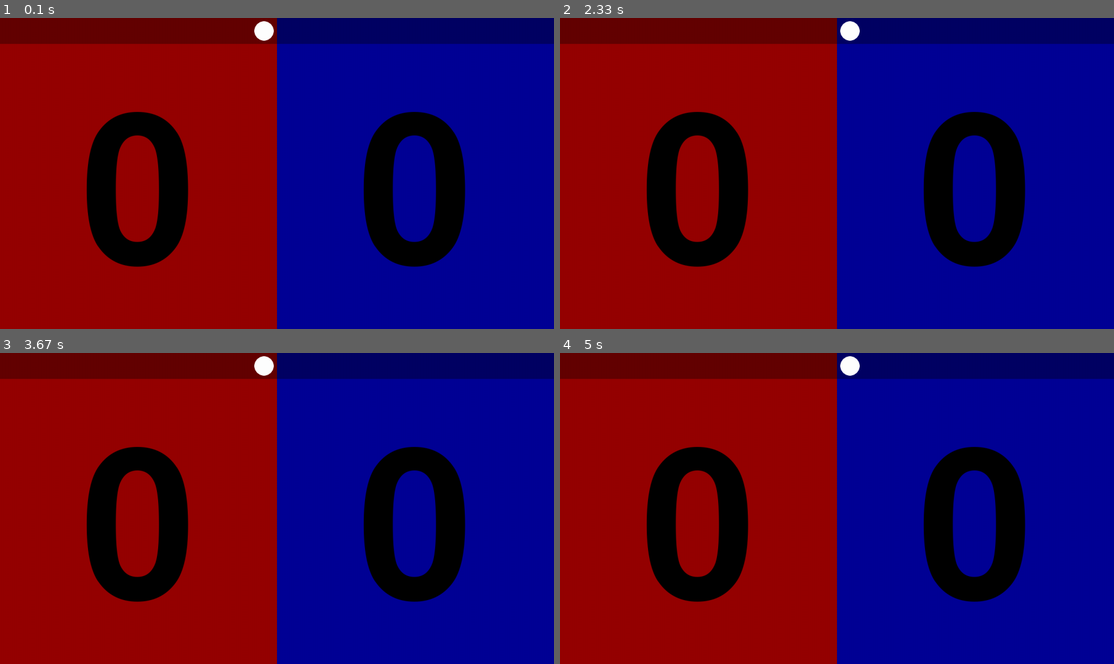
Above: before the commit, frames 1-4 (two rows, left to right).
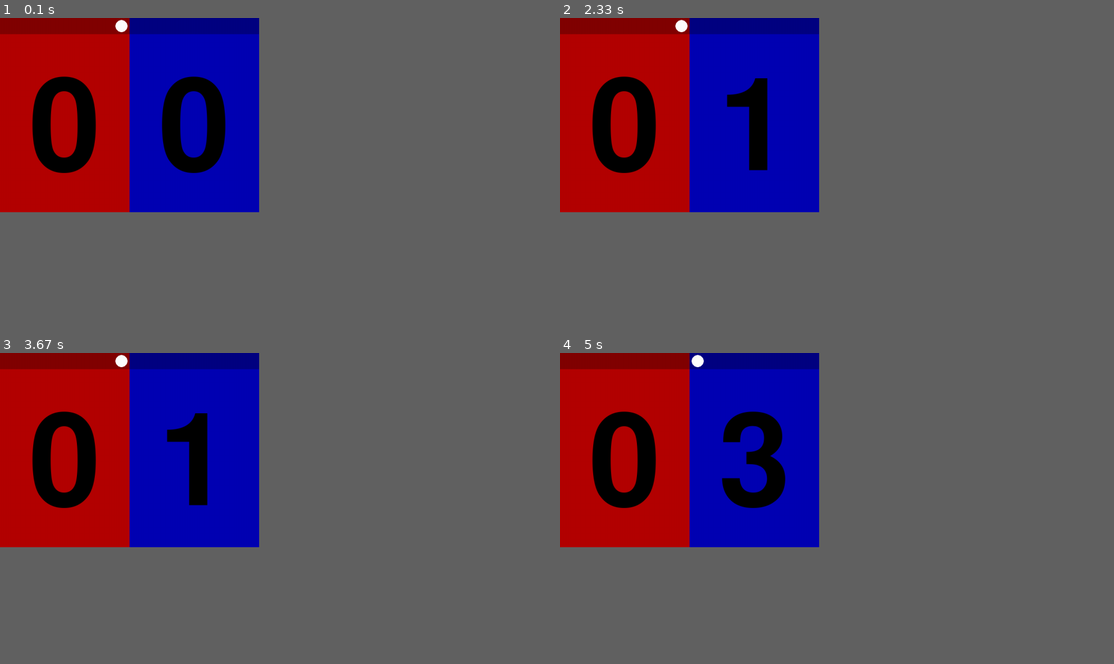
Above: after the commit, the same moments.

Repository: alvansga/my-py-game
Game: pygame game, started from Skorboard/win_main.py
Two runs of this game, one before a commit and one after it. Both use one fixed random seed, a clock stepped at 60 frames per second and the inputs below.
Inputs:
- Up to frame 1 (0.1 s): no input
- Up to frame 2 (2.33 s): tap 5 at 0.33 s; hold R 0.67-1.13 s; hold Right 0.67-1.13 s; tap 3 at 0.82, 2.32 s; hold 9 1.17-1.63 s; hold Right 1.17-1.63 s; tap 7 at 1.32 s; hold Right 1.67-2.13 s; tap 1 at 1.82 s; hold Up from 2.17 s (still down)
- Up to frame 3 (3.67 s): release Up at 2.47 s; hold Right 2.5-2.97 s; tap 7 at 2.65 s; hold Left 3-3.53 s; tap 1 at 3.15 s; hold Down from 3.57 s (still down)
- Up to frame 4 (5 s): tap 3 at 3.72, 4.88 s; release Down at 3.87 s; hold Left 3.9-4.3 s; tap 7 at 4.05 s; hold Up 4.33-4.7 s; tap 1 at 4.48 s; hold Right from 4.73 s (still down)
The window is 900x506 before the commit and 421x316 after it. Grey fills any space a smaller window leaves; there, only what the larger window draws over its background counts as a difference.

The runs differ from the first frame. In frame 1, 59% of the frame differs, in the area x 0-100%, y 0-100%; in frame 2, 59%; in frame 3, 59%; in frame 4, 59%.

Commit message:
add customization

Diff:
--- a/Skorboard/main.py
+++ b/Skorboard/main.py
@@ -15,7 +15,7 @@
 class Game():
     def __init__(self):
         self.serv = 0
-        self.skor = [[]]
+        self.skor = [[0,0]]
 
 def updateScreen(screen, game):
     pygame.draw.rect(screen, (150,0,0), pygame.Rect(0, 0, 1366//2, 768))
--- a/Skorboard/win_main.py
+++ b/Skorboard/win_main.py
@@ -3,6 +3,14 @@
 # import evdev
 # dev = evdev.InputDevice('/dev/input/event3')
 
+# CUSTOMIZATION
+CHGSERVAFTER = 2 # 2 or 5
+WIN_WIDTH = 640
+WIN_HEIGTH = 480
+L_COLOR = [180,0,0]
+R_COLOR = [0,0,180]
+CIRCLE_COLOR = [255,255,255]
+# -------------
 
 IRKEY_EXIT = "0x804b"
 IRKEY_MENU = "0x800b"
@@ -12,48 +20,66 @@
 IRKEY_RIGHT = "0x800e"
 IRKEY_LEFT = "0x800f"
 
+TEAM_LEFT , TEAM_RIGHT = 0 , 1
+
 class Game():
     def __init__(self):
         self.serv = 0
-        self.skor = [[]]
+        self.skor = [[0,0]]
+
+    def reset(self):
+        self.serv = 0
+        self.skor = [[0,0]]
+
+def checkService(game):
+    if sum(game.skor[len(game.skor)-1]) % CHGSERVAFTER == 0:
+        game.serv = ~game.serv #toggle
+
+def shadowColor(list_col):
+    ret = list()
+    for ele in list_col:
+        if ele > 50:
+            ret.append(ele-50)
+        else:
+            ret.append(ele)
+    return ret
 
 def updateScreen(screen, game):
-    pygame.draw.rect(screen, (150,0,0), pygame.Rect(0, 0, 1366//2, 768))
-    pygame.draw.rect(screen, (0,0,150), pygame.Rect(1366//2, 0, 1366//2, 768))
-    pygame.draw.rect(screen, (100,0,0), pygame.Rect(0, 0, 1366//2, 64))
-    pygame.draw.rect(screen, (0,0,100), pygame.Rect(1366//2, 0, 1366//2, 64))
+    pygame.draw.rect(screen, L_COLOR, pygame.Rect(0, 0, WIN_WIDTH//2, WIN_HEIGTH))
+    pygame.draw.rect(screen, R_COLOR, pygame.Rect(WIN_WIDTH//2, 0, WIN_WIDTH//2, WIN_HEIGTH))
+    pygame.draw.rect(screen, shadowColor(L_COLOR), pygame.Rect(0, 0, WIN_WIDTH//2, WIN_HEIGTH//12))
+    pygame.draw.rect(screen, shadowColor(R_COLOR), pygame.Rect(WIN_WIDTH//2, 0, WIN_WIDTH//2, WIN_HEIGTH//12))
 
-    font = pygame.font.Font('freesansbold.ttf', 512)
-    text = font.render('0', True, (0,0,0))
+    font = pygame.font.Font('freesansbold.ttf', int(WIN_HEIGTH/1.5))
+
+    text = font.render(str(game.skor[len(game.skor)-1][TEAM_LEFT]), True, (0,0,0))
     textRect = text.get_rect()
-    textRect.center = (1366//2 // 2, 64 + 768 // 2)
+    textRect.center = (WIN_WIDTH//2//2, WIN_HEIGTH//12 + WIN_HEIGTH//2)
     screen.blit(text, textRect)
 
-    text = font.render('0', True, (0,0,0))
+    text = font.render(str(game.skor[len(game.skor)-1][TEAM_RIGHT]), True, (0,0,0))
     textRect = text.get_rect()
-    textRect.center = ((1366//2) + 1366//2 // 2, 64 + 768 // 2)
+    textRect.center = ((WIN_WIDTH//2) + WIN_WIDTH//2//2, WIN_HEIGTH//12 + WIN_HEIGTH//2)
     screen.blit(text, textRect)
 
     if game.serv == 0:
-        pygame.draw.circle(screen, (255,255,255), (1366//2 - 32, 64//2 ), 24)
-    elif game.serv == 1:
-        pygame.draw.circle(screen, (255,255,255), (1366//2 + 32, 64//2 ), 24)
+        pygame.draw.circle(screen, CIRCLE_COLOR, (WIN_WIDTH//2 - WIN_HEIGTH//24, WIN_HEIGTH//12//2 ), WIN_HEIGTH//32)
+    elif game.serv == -1:
+        pygame.draw.circle(screen, CIRCLE_COLOR, (WIN_WIDTH//2 + WIN_HEIGTH//24, WIN_HEIGTH//12//2 ), WIN_HEIGTH//32)
 
     pygame.display.flip()
 
-
 # define a main function
 def main():
-
     # initialize the pygame module
     pygame.init()
     # load and set the logo
     logo = pygame.image.load("logo32x32.png")
     pygame.display.set_icon(logo)
-    pygame.display.set_caption("minimal program")
+    pygame.display.set_caption("Score Board")
 
     # create a surface on screen that has the size of 240 x 180
-    screen = pygame.display.set_mode((1366,768))
+    screen = pygame.display.set_mode((WIN_WIDTH,WIN_HEIGTH))
 
     # define a variable to control the main loop
     running = True
@@ -80,7 +106,7 @@
                 pass
             elif (event.type == pygame.KEYDOWN and event.key == pygame.K_RIGHT):
                 # screen.fill((0,0,128))
-                room.serv = 1
+                room.serv = -1
                 updateScreen(screen, room)
                 pass
             elif (event.type == pygame.KEYDOWN and event.key == pygame.K_LEFT):
@@ -88,6 +114,45 @@
                 room.serv = 0
                 updateScreen(screen, room)
                 pass
+            elif (event.type == pygame.KEYDOWN and event.key == pygame.K_1):
+                # screen.fill((128,0,0))
+                room.skor[len(room.skor)-1][TEAM_LEFT] += 1
+                checkService(room)
+                updateScreen(screen, room)
+                pass
+            elif (event.type == pygame.KEYDOWN and event.key == pygame.K_3):
+                # screen.fill((128,0,0))
+                room.skor[len(room.skor)-1][TEAM_RIGHT] += 1
+                checkService(room)
+                updateScreen(screen, room)
+                pass
+            elif (event.type == pygame.KEYDOWN and event.key == pygame.K_7):
+                # screen.fill((128,0,0))
+                room.skor[len(room.skor)-1][TEAM_LEFT] -= 1
+                checkService(room)
+                updateScreen(screen, room)
+                pass
+            elif (event.type == pygame.KEYDOWN and event.key == pygame.K_9):
+                # screen.fill((128,0,0))
+                room.skor[len(room.skor)-1][TEAM_RIGHT] -= 1
+                checkService(room)
+                updateScreen(screen, room)
+                pass
+            elif (event.type == pygame.KEYDOWN and event.key == pygame.K_5):
+                # screen.fill((128,0,0))
+                room.skor.append([0,0])
+                checkService(room)
+                updateScreen(screen, room)
+                pass
+            elif (event.type == pygame.KEYDOWN and event.key == pygame.K_r):
+                # screen.fill((128,0,0))
+                room.reset()
+                checkService(room)
+                updateScreen(screen, room)
+                pass
+            # if event.type == pygame.KEYDOWN:
+            #     print(room.skor)
+            #     print(event.key)
 
         # for event in dev.read_loop():
         # #	print(evdev.categorize(event))
